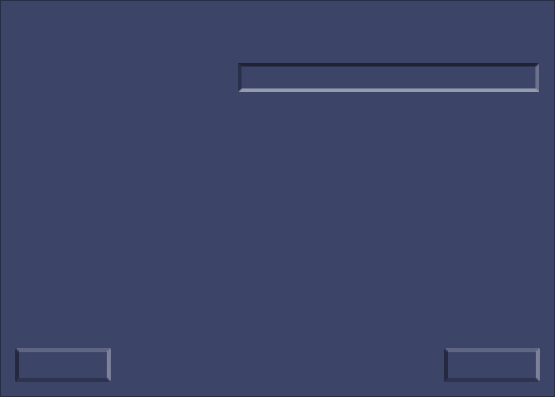
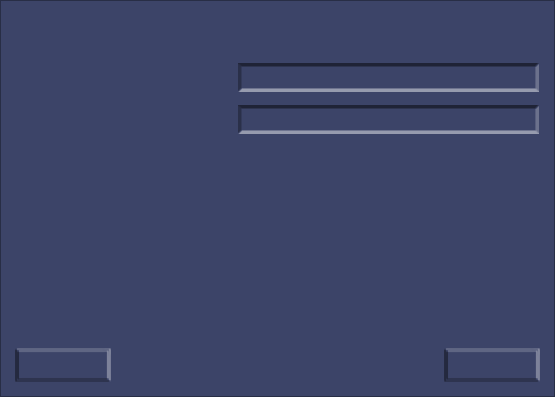
Revision of a layered 555×397 image; what changed, layer by layer:
added layer "Livello 0 copia" above "Livello 0" over [238, 105, 539, 134]
